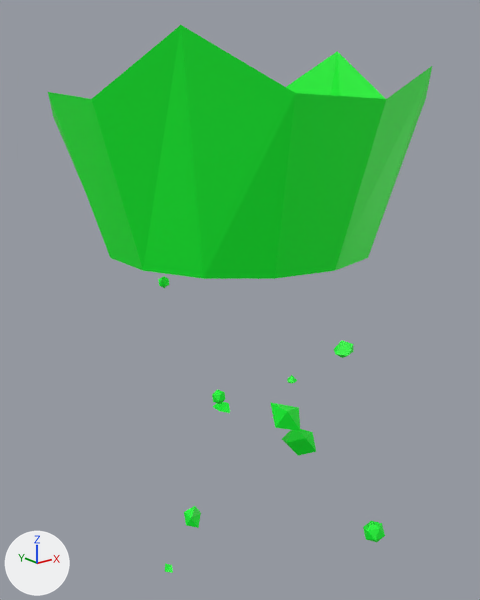
An edit to the Blender file TCG-Assets/card-spell-models/heal-spell.blend, drawn before and after from the same camera.
One viewpoint serves both versions: a 50 mm camera at (-2.53, -3.17, 0.9) aimed at (0.04, 0.05, -0.38). Arrows for +X, +Y and +Z are at lower left; the lights stay in place.

The first picture shows 'effects'.
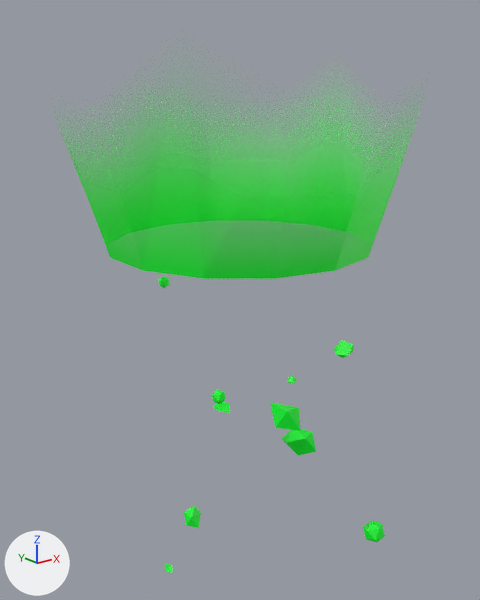
The change, as a list of edits to the scene's bpy script:
```text
Add img_alphagradient_png:
    img_alphagradient_png = load_image('AlphaGradient.png', '../AlphaGradient.png', 256, 256, 'sRGB')
Change mat_material_001:
    add n2 = _N.new('ShaderNodeTexImage'); n2.name = 'Image Texture.002'
    add n2.image = img_alphagradient_png
    add n2.interpolation = 'Closest'
    add n2.extension = 'EXTEND'
    where n1 = _N.new('ShaderNodeBsdfPrincipled'); n1.name = 'Principled BSDF'
    add _L.new(n2.outputs[1], n1.inputs[4])  # 'Alpha' to 'Alpha'
```

What differs and where, as boxes [x1, y1, x2, y2] in the pictures (480 x 600 px):
'effects', surface changed
    both: [48, 25, 432, 444]
